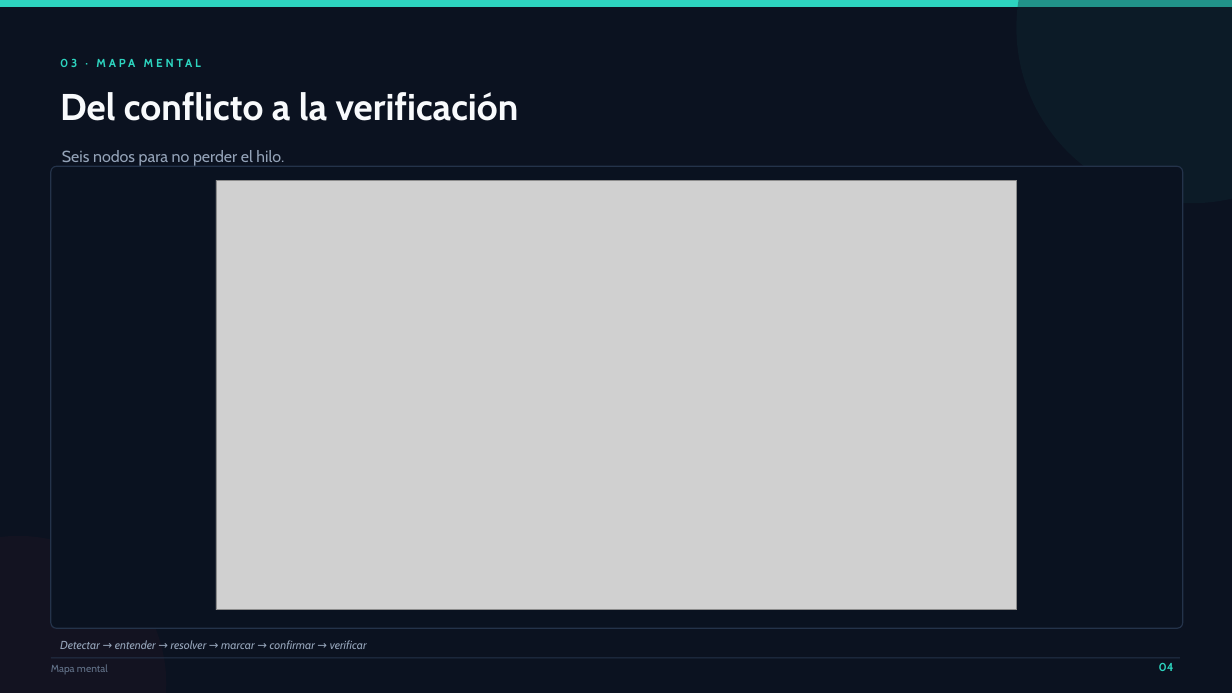
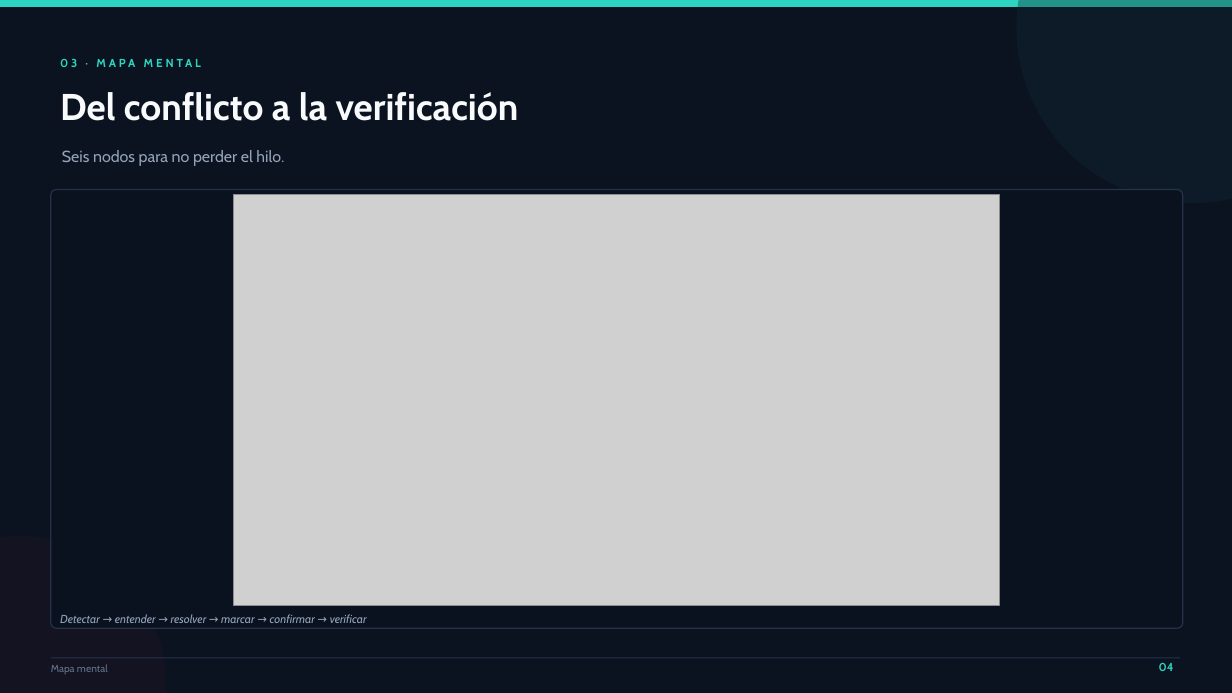
Before and after one commit to 75749748-blip/conflictos-git-ejercicios, a slide deck: slide 4 of Conflictos-Git-Presentacion.pptx. Drawn at 1232x693 pixels with LibreOffice and Linux fonts; fonts in the diff are those of the drawing; grey boxes stand for pictures. Boxes give left, top, right and bottom in pixels: in the first picture for what was removed or moved away, otherwise in the second. Text is boxed around its words. In the diff, an @@ line names an element or a change of style, - is before the commit and + after.

```diff
--- a/Conflictos-Git-Presentacion.pptx
+++ b/Conflictos-Git-Presentacion.pptx
@@ rounded rectangle resized from (x1=51, y1=166, x2=1183, y2=628) to (x1=51, y1=189, x2=1183, y2=628) @@
@@ rounded rectangle at (x1=51, y1=189, x2=1183, y2=628): proportions changed @@
@@ picture resized from (x1=216, y1=180, x2=1017, y2=610) to (x1=233, y1=194, x2=999, y2=605) @@
@@ text "Detectar → entender → resolver ..." moved from (x1=60, y1=640, x2=367, y2=649) to (x1=60, y1=614, x2=367, y2=623) @@
```
Also in this commit, not shown: 13 other slides changed, 17 other files.
